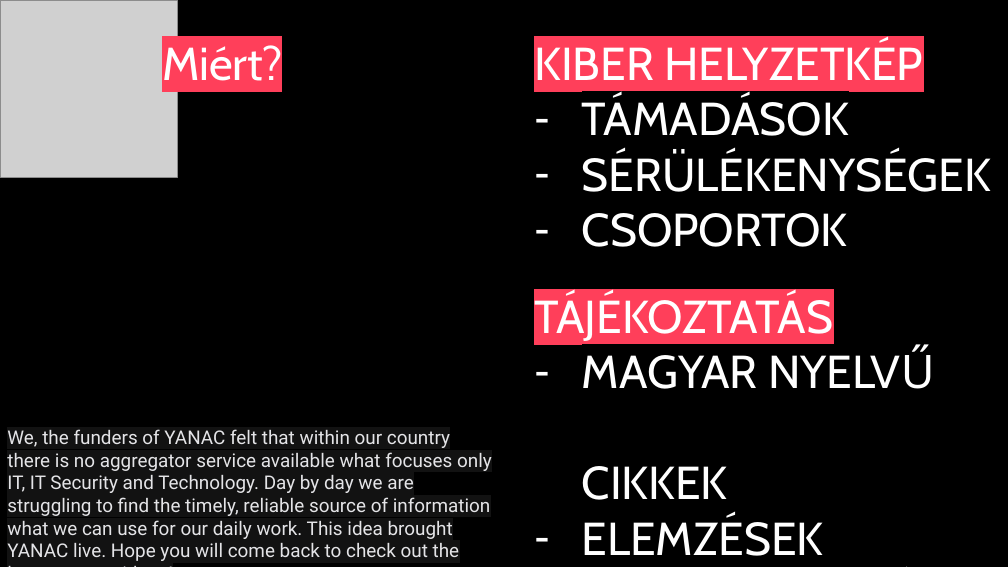
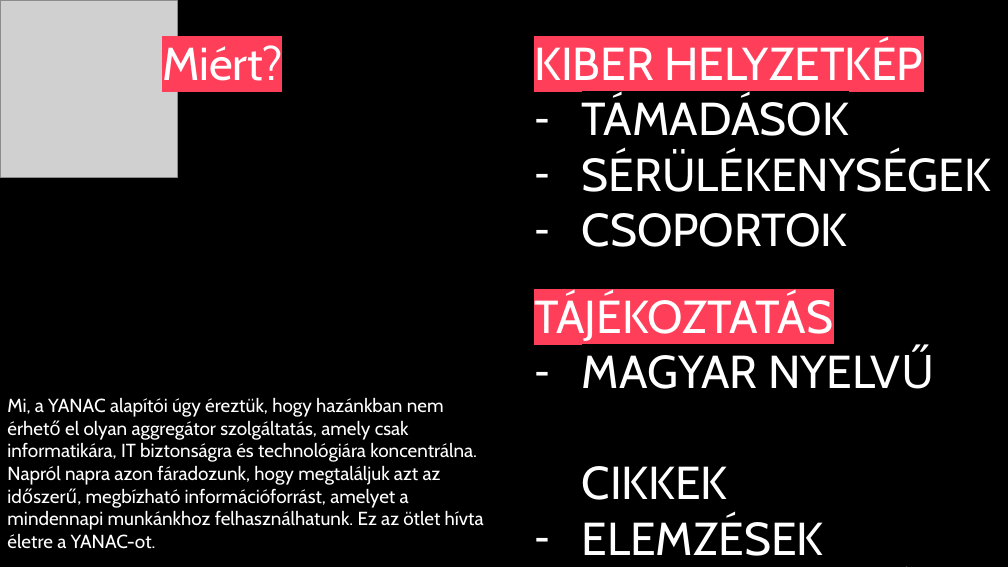
Before and after one commit to Lensver65/Yanac, a slide deck: slide 3 of Yanac_NKE.pptx. Drawn at 1008x567 pixels with LibreOffice and Linux fonts; fonts in the diff are those of the drawing; grey boxes stand for pictures. Boxes give left, top, right and bottom in pixels: in the first picture for what was removed or moved away, otherwise in the second. Text is boxed around its words. In the diff, an @@ line names an element or a change of style, - is before the commit and + after.

```diff
--- a/Yanac_NKE.pptx
+++ b/Yanac_NKE.pptx
@@ text at <box>7,397,484,549</box>: text changed; font Roboto to Cabin; text colour #E4E4E7 to #FFFFFF @@
-We, the funders of YANAC felt that within our country there is no aggregator service available what focuses only IT, IT Security and Technology. Day by day we are struggling to find the timely, reliable source of information what we can use for our daily work. This idea brought YANAC live. Hope you will come back to check out the latest news with us!
+Mi, a YANAC alapítói úgy éreztük, hogy hazánkban nem érhető el olyan aggregátor szolgáltatás, amely csak informatikára, IT biztonságra és technológiára koncentrálna. Napról napra azon fáradozunk, hogy megtaláljuk azt az időszerű, megbízható információforrást, amelyet a mindennapi munkánkhoz felhasználhatunk. Ez az ötlet hívta életre a YANAC-ot.
```
Also in this commit, not shown: 6 other slides changed, 4 slides added.
